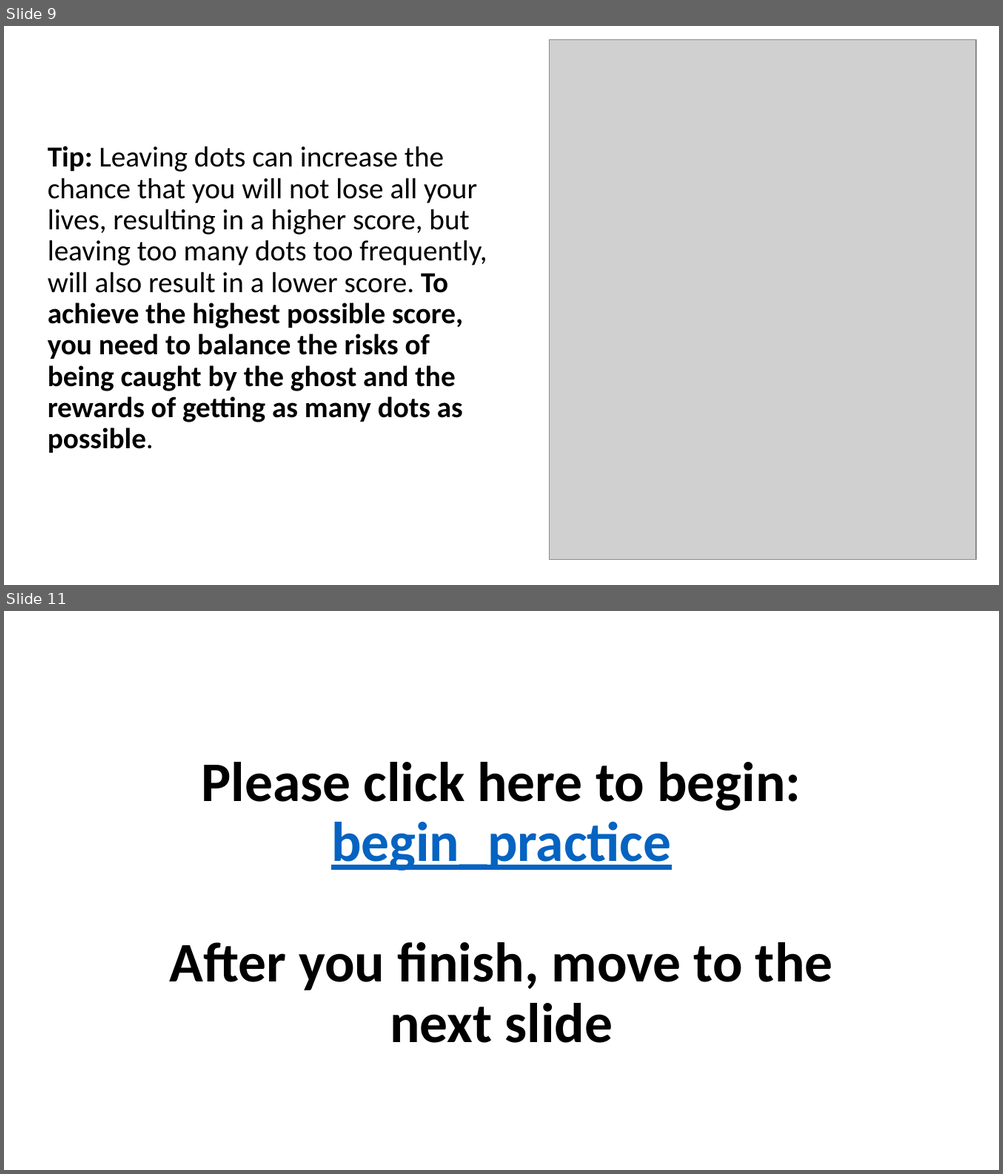
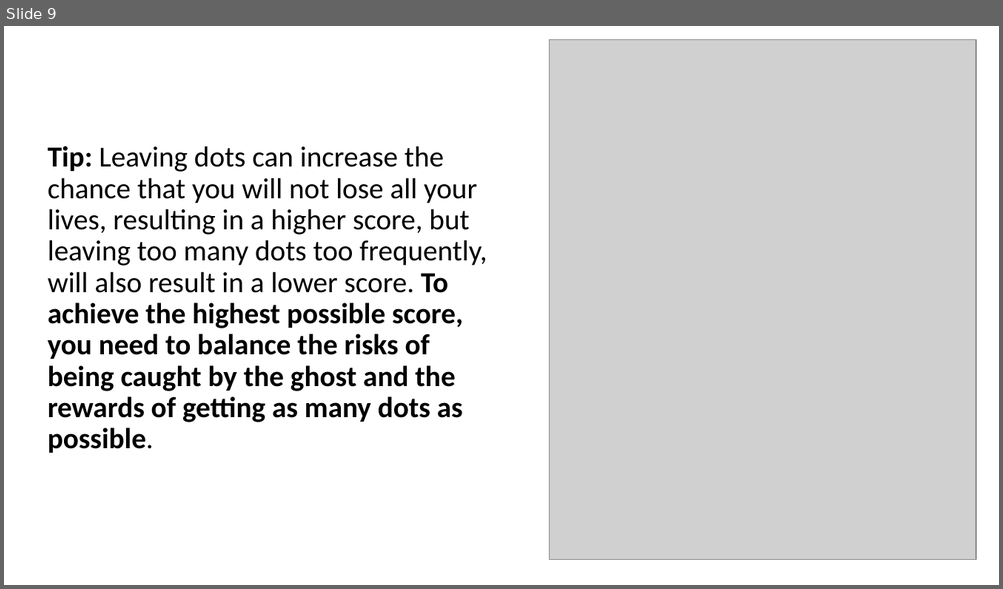
Before and after one commit to bstavel/pacman-task, a slide deck: Pacman_Instructions.pptx. Shown one above the other, each under a label of ours: slides 9 and 11 before the commit, slide 9 after it; the slides between them are not shown. The pictures are 1003x1174 and 1003x589 pixels, drawn with LibreOffice and Linux fonts; fonts in the diff are those of the drawing; grey boxes stand for pictures. Boxes give left, top, right and bottom in pixels: in the first picture for what was removed or moved away, otherwise in the second. Text is boxed around its words. In the diff, an @@ line names an element or a change of style, - is before the commit and + after.

```diff
--- a/Pacman_Instructions.pptx
+++ b/Pacman_Instructions.pptx
@@ slide 11 removed at <box>4,611,999,1170</box>, background #FFFFFF @@
@@ title removed at <box>170,762,833,1043</box> @@
-Please click here to begin:
-begin_practice
-After you finish, move to the next slide
```
Also in this commit, not shown: 1 slide added, 3 other slides removed.
